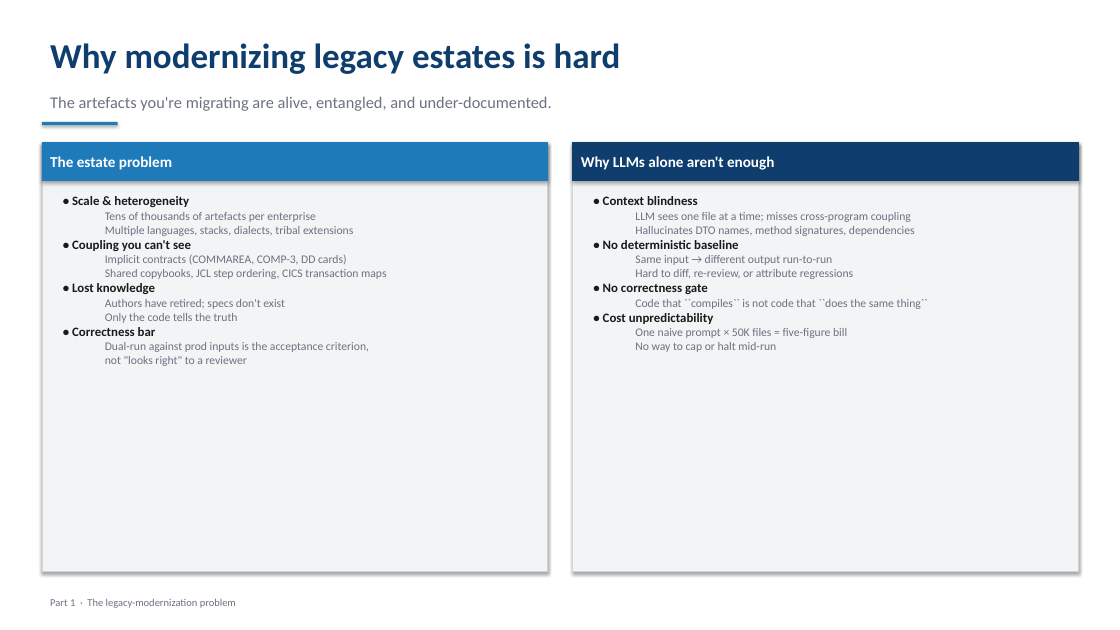
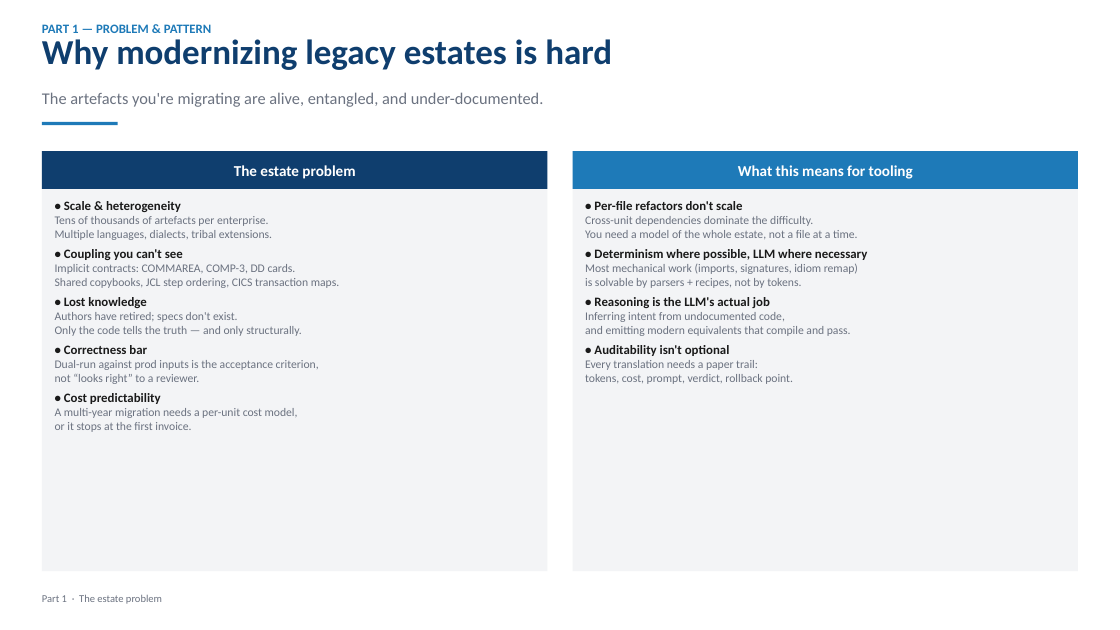
Before and after one commit to cwijayasundara/legacy_mod_maf_v2, a slide deck: slide 3 of docs/design_deck.pptx. Drawn at 1120x630 pixels with LibreOffice and Linux fonts; fonts in the diff are those of the drawing. Boxes give left, top, right and bottom in pixels: in the first picture for what was removed or moved away, otherwise in the second. Text is boxed around its words. In the diff, an @@ line names an element or a change of style, - is before the commit and + after.

```diff
--- a/docs/design_deck.pptx
+++ b/docs/design_deck.pptx
@@ text "Why modernizing legacy estates is ...": place and size @@
-text "Why modernizing legacy estates is ..." at <box>50,43,621,74</box>
+text "Why modernizing legacy estates is ..." at <box>42,39,612,70</box>
@@ text added at <box>42,24,212,33</box>, 11 pt, text #1E7AB8, bold @@
+PART 1 — PROBLEM & PATTERN
@@ text "The artefacts you're migrating are ...": place and size @@
-text "The artefacts you're migrating are ..." at <box>50,96,552,111</box>
+text "The artefacts you're migrating are ..." at <box>42,92,544,107</box>
@@ rectangle at <box>42,122,118,125</box>: shadow off @@
@@ rectangle removed at <box>573,143,1079,181</box> @@
-Why LLMs alone aren't enough
@@ text "The estate problem": place and size @@
-text "The estate problem" at <box>42,143,548,181</box>
+text "The estate problem" at <box>234,165,355,179</box>
@@ text "The estate problem" at <box>234,165,355,179</box>: alignment left to centre; fill #1E7AB8 to none; outline #1E7AB8 0.75 pt to none; shadow off @@
@@ rectangle: place and size @@
-rectangle at <box>42,143,548,571</box>
+rectangle at <box>42,151,548,571</box>
@@ rectangle at <box>42,151,548,571</box>: outline #D1D5DB 0.75 pt to none; shadow off @@
@@ rectangle added at <box>42,151,548,189</box>, fill #0F3E6E @@
@@ rectangle at <box>573,151,1079,571</box>: outline #D1D5DB 0.75 pt to none; shadow off @@
@@ rectangle: place and size @@
-rectangle at <box>573,143,1079,571</box>
+rectangle at <box>573,151,1079,571</box>
@@ rectangle added at <box>573,151,1079,189</box>, fill #1E7AB8 @@
@@ text added at <box>738,165,913,179</box>, 13 pt, text #FFFFFF, bold @@
+What this means for tooling
@@ text "• Scale & heterogeneity": place and size @@
-text "• Scale & heterogeneity" at <box>72,196,386,366</box>
+text "• Scale & heterogeneity" at <box>55,201,339,432</box>
@@ text at <box>585,201,858,384</box>: text changed @@
-• Context blindness
-  LLM sees one file at a time; misses cross-program coupling
-  Hallucinates DTO names, method signatures, dependencies
-• No deterministic baseline
-  Same input → different output run-to-run
-  Hard to diff, re-review, or attribute regressions
-• No correctness gate
-  Code that ``compiles`` is not code that ``does the same thing``
-• Cost unpredictability
-  One naive prompt × 50K files = five-figure bill
-  No way to cap or halt mid-run
+• Per-file refactors don't scale
+Cross-unit dependencies dominate the difficulty.
+You need a model of the whole estate, not a file at a time.
+• Determinism where possible, LLM where necessary
+Most mechanical work (imports, signatures, idiom remap)
+is solvable by parsers + recipes, not by tokens.
+• Reasoning is the LLM's actual job
+Inferring intent from undocumented code,
+and emitting modern equivalents that compile and pass.
+• Auditability isn't optional
+Every translation needs a paper trail:
+tokens, cost, prompt, verdict, rollback point.
@@ text at <box>55,216,272,240</box>: text changed @@
-  Tens of thousands of artefacts per enterprise
-  Multiple languages, stacks, dialects, tribal extensions
+Tens of thousands of artefacts per enterprise.
+Multiple languages, dialects, tribal extensions.
@@ text at <box>55,264,339,288</box>: text changed @@
-  Implicit contracts (COMMAREA, COMP-3, DD cards)
-  Shared copybooks, JCL step ordering, CICS transaction maps
+Implicit contracts: COMMAREA, COMP-3, DD cards.
+Shared copybooks, JCL step ordering, CICS transaction maps.
@@ text at <box>55,312,302,336</box>: text changed @@
-  Authors have retired; specs don't exist
-  Only the code tells the truth
+Authors have retired; specs don't exist.
+Only the code tells the truth — and only structurally.
@@ text at <box>55,374,298,432</box>: text changed @@
-  not "looks right" to a reviewer
+not “looks right” to a reviewer.
+• Cost predictability
+A multi-year migration needs a per-unit cost model,
+or it stops at the first invoice.
@@ text at <box>55,360,319,370</box>: more space between paragraphs; list level 2 to 1 in "Dual-run against prod inputs is ..." @@
@@ text at <box>42,595,162,604</box>: text changed @@
-Part 1 · The legacy-modernization problem
+Part 1 · The estate problem
```
Also in this commit, not shown: 27 other slides changed, 9 slides added, 3 slides removed, 1 other file.
